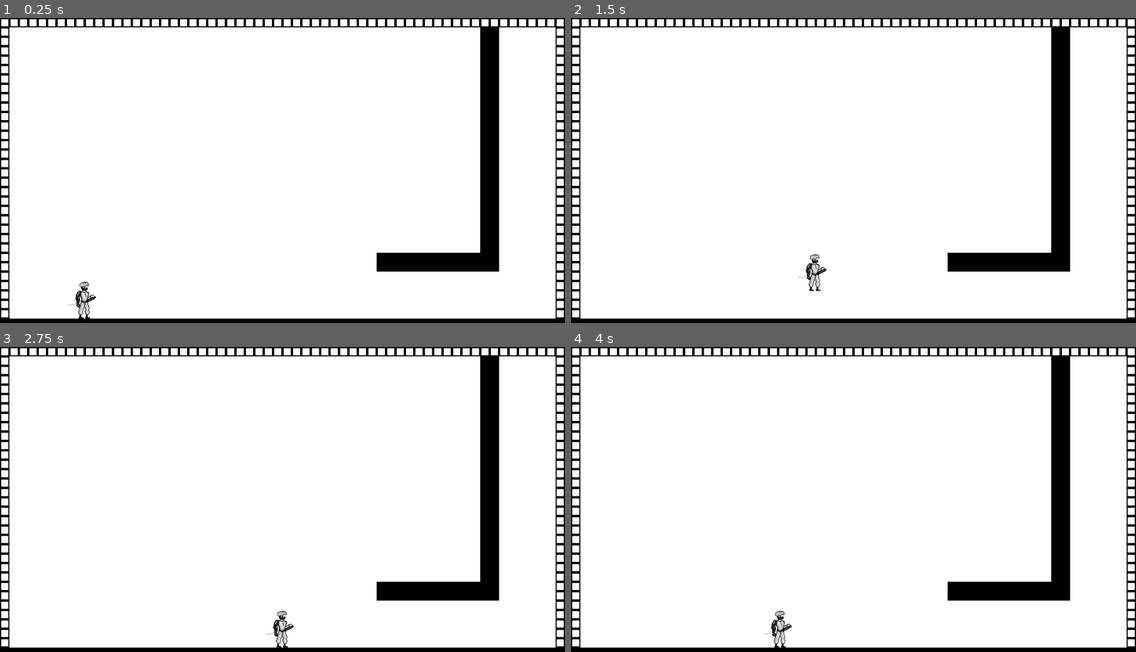
Above: before the commit, frames 1-4 (two rows, left to right).
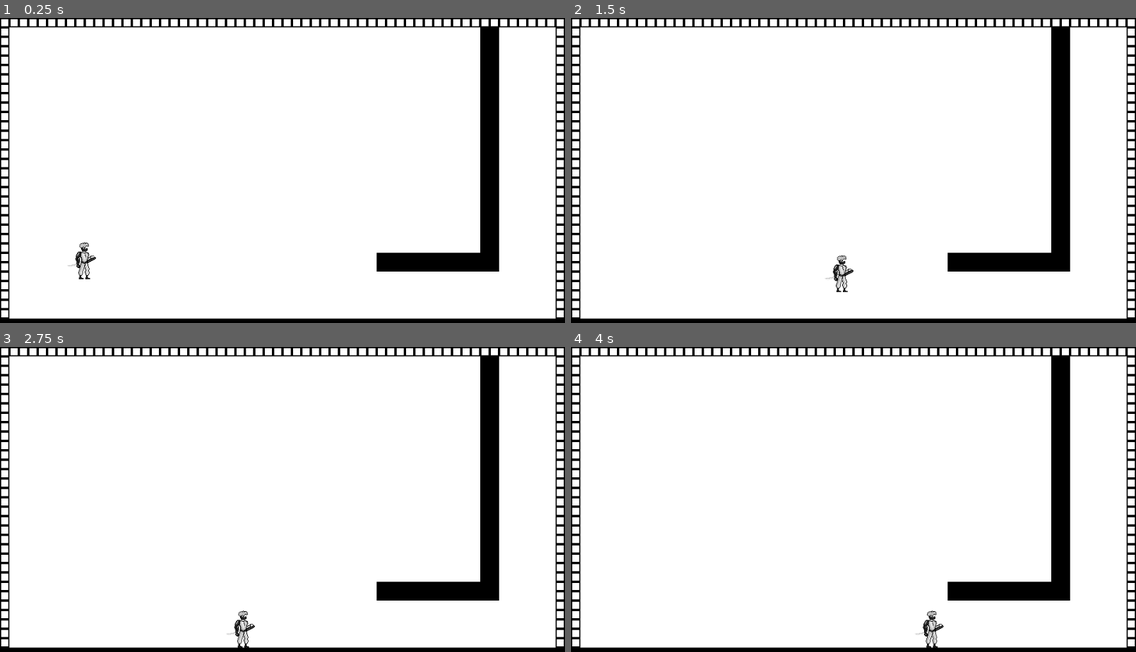
Above: after the commit, the same moments.

Repository: Dkoplik/Paint-it-Black
Game: Godot game, scene res://test_level.tscn
Two runs of this game, one before a commit and one after it. Both use one fixed random seed, a clock stepped at 60 frames per second and the inputs below.
Inputs:
- Up to frame 1 (0.25 s): no input
- Up to frame 2 (1.5 s): hold Space (jump) 0.53-1.28 s; hold D (move_right) from 0.53 s (still down); tap Space (jump) at 1.35 s
- Up to frame 3 (2.75 s): tap Space (jump) at 1.52, 1.82 s; release D (move_right) at 2.03 s; hold A (move_left) from 2.03 s (still down); hold Space (jump) from 2.03 s (still down)
- Up to frame 4 (4 s): release A (move_left) at 2.78 s; release Space (jump) at 2.78 s; hold D (move_right) from 2.78 s (still down); tap Space (jump) at 2.85, 3.02, 3.32 s; hold Space (jump) from 3.53 s (still down)

The runs differ from the first frame. In frame 1, 0.5% of the frame differs, in the area x 12-17%, y 73-99%; in frame 2, 0.5%, in the area x 40-50%, y 77-91%; in frame 3, 0.5%; in frame 4, 0.5%.

Commit message:
Обновил параметры движения игрока
Сделал параметры более удобными

Diff:
--- a/Paint-it-Black/player/resources/player_movement_data.tres
+++ b/Paint-it-Black/player/resources/player_movement_data.tres
@@ -4,11 +4,11 @@
 
 [resource]
 script = ExtResource("1_p5kl5")
-jump_speed = 300.0
-jump_angle = 45.0
+jump_speed = 200.0
+jump_angle = 20.0
 sliding_acceleration = 100.0
-max_sliding_speed = 250.0
-movement_acceleration = 300.0
-max_movement_speed = 250.0
-gravity = 980.0
-max_fall_speed = 1000.0
+max_sliding_speed = 1.0
+movement_acceleration = 600.0
+max_movement_speed = 200.0
+gravity = 250.0
+max_fall_speed = 250.0
